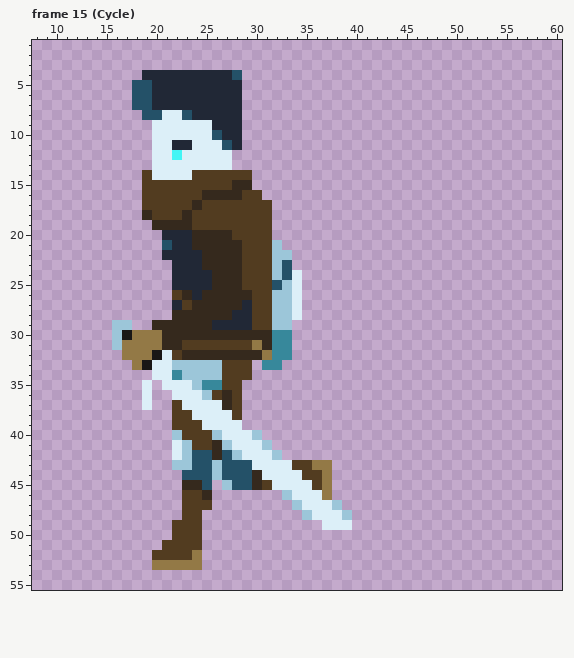
Pixel-art file -- Aseprite/Hero makeover.aseprite. Above, as it was before the edit.
64x64 pixels, 18 frames. Shown: frame 15 (Cycle): x 8..60, y 1..55. The commit also changed other frames, which this record leaves out.
After:
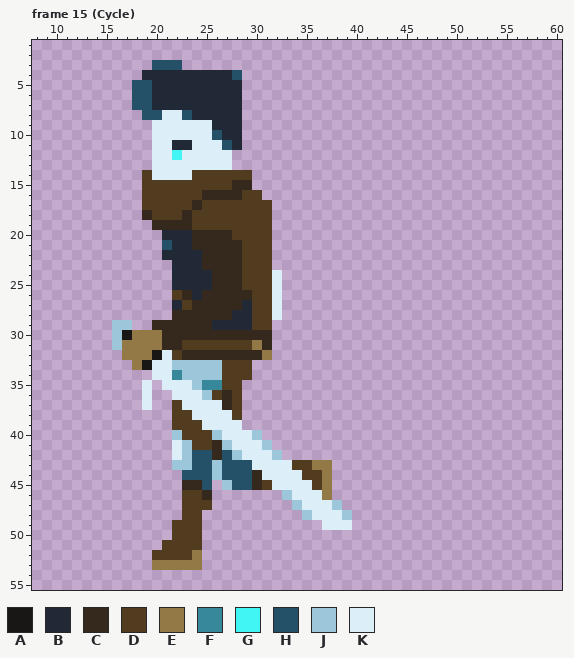
Palette (. is transparent): A #191716  B #212836  C #35291d  D #523c20  E #937946  F #37889b  G #42f5f5  H #245168  J #9cc6d9  K #dceff8
Difference:
--- frame 15 (Cycle), layers "Character/Head+Scarf/head", "Character/metal arm"
@@ x 18..24 @@
  2 .......
- 3 .......
+ 3 ..HHH..
  4 .BBBBBB
@@ x 29..36 @@
 20 DDD.....
-21 DDDJ....
-22 DDDJJ...
-23 DDDJH...
-24 DDDJHK..
-25 DDDHJK..
-26 CDDJJK..
-27 BDDJJK..
-28 BDDJJK..
-29 BDDJJ...
-30 CCCFF...
-31 DECFF...
-32 CCEFF...
-33 D.FF....
+21 DDD.....
+22 DDD.....
+23 DDD.....
+24 DDDK....
+25 DDDK....
+26 CDDK....
+27 BDDK....
+28 BDDK....
+29 BDD.....
+30 CCC.....
+31 DEC.....
+32 CCE.....
+33 D.......
 34 D.......
Changed places in both pictures, as pixel boxes (x1, y1, x2, y2):
added: (152, 60, 182, 70)
changed: (262, 240, 302, 370)
